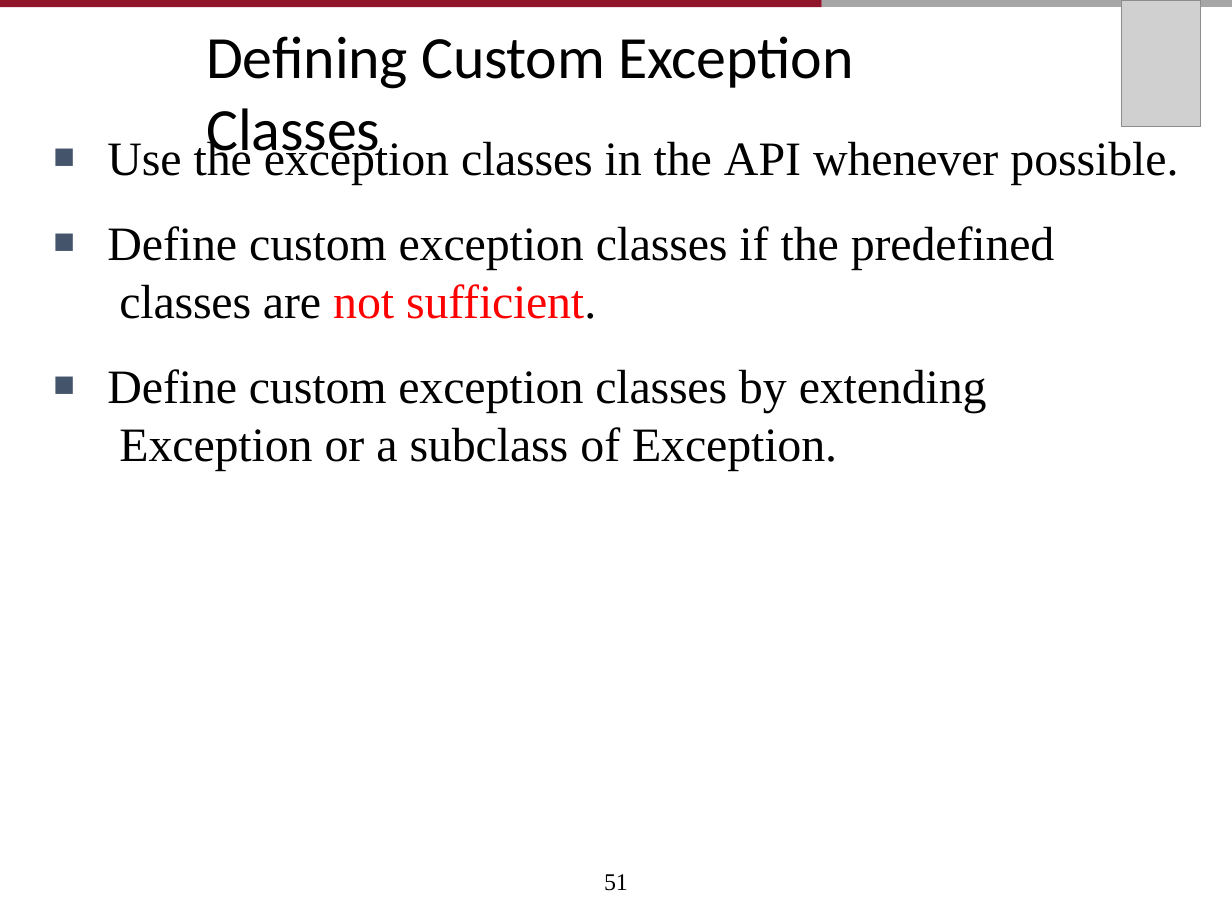
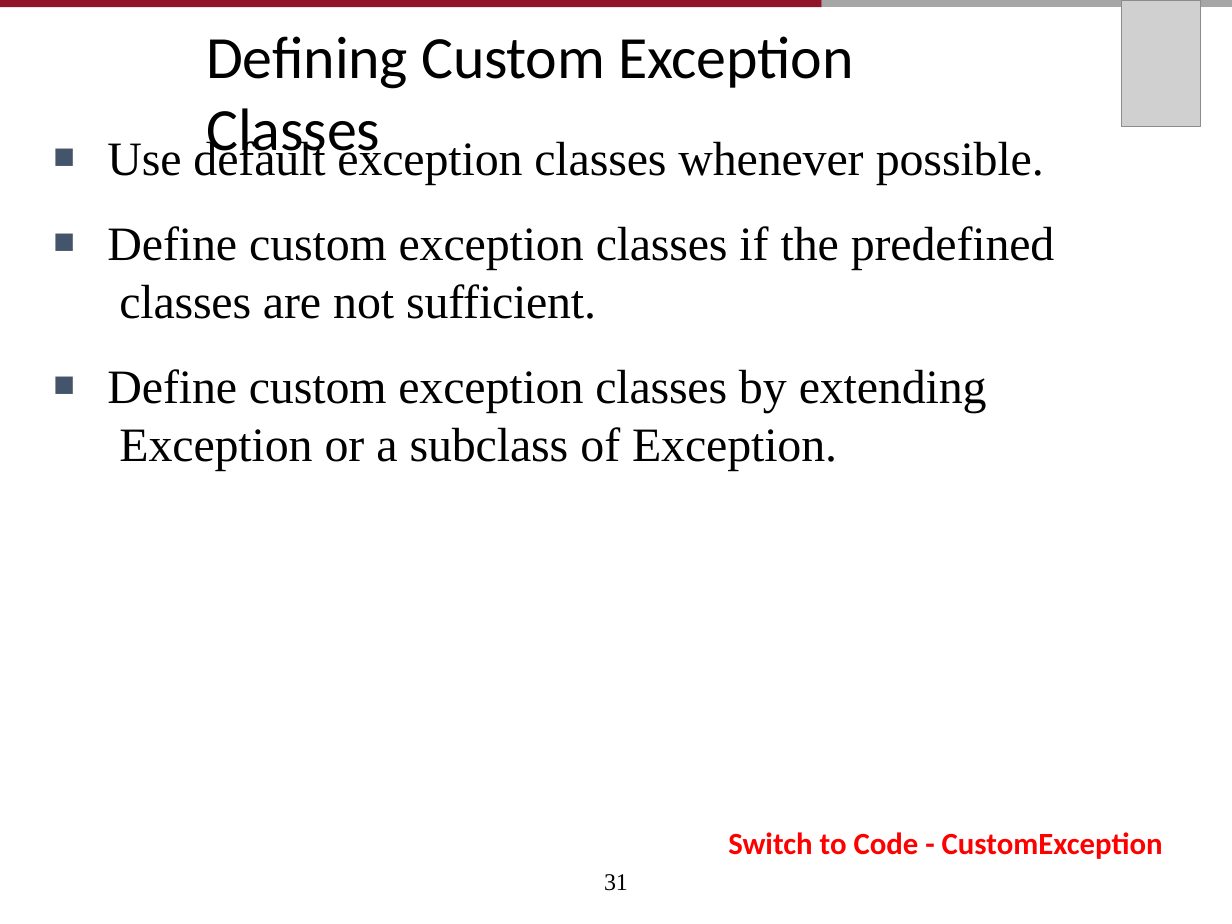
Before and after one commit to AughdonBreslin/CS501IntroToJava, a slide deck: slide 31 of Lectures/11_Exception_Handling_and_Text_I0.pptx (slide 51 before the commit). Drawn at 1232x924 pixels with LibreOffice and Linux fonts; fonts in the diff are those of the drawing; grey boxes stand for pictures. Boxes give left, top, right and bottom in pixels: in the first picture for what was removed or moved away, otherwise in the second. Text is boxed around its words. In the diff, an @@ line names an element or a change of style, - is before the commit and + after.

```diff
--- a/Lectures/11_Exception_Handling_and_Text_I0.pptx
+++ b/Lectures/11_Exception_Handling_and_Text_I0.pptx
@@ text at [107, 138, 1044, 185]: text changed @@
-■ Use the exception classes in the API whenever possible.
+■ Use default exception classes whenever possible.
@@ text at [107, 226, 1055, 319]: text colour #FF0000 to #000000 in "not sufficient." @@
@@ text added at [728, 832, 1163, 859], 18 pt, text #FF0000, bold @@
+Switch to Code - CustomException
@@ page number at [604, 874, 628, 891]: text changed @@
-51
+31
```
Also in this commit, not shown: 21 other slides changed, 3 slides added, 29 slides removed, 26 other files.
